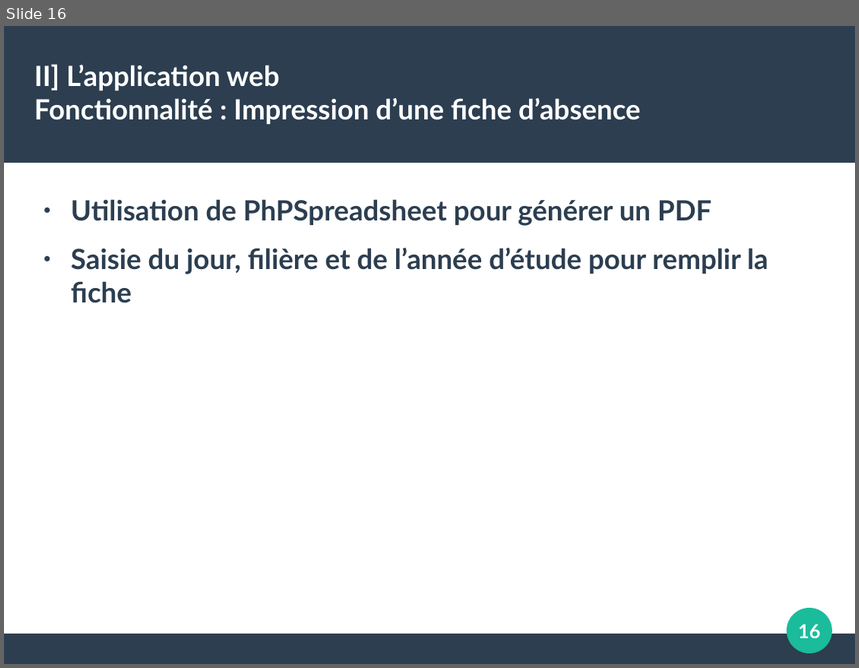
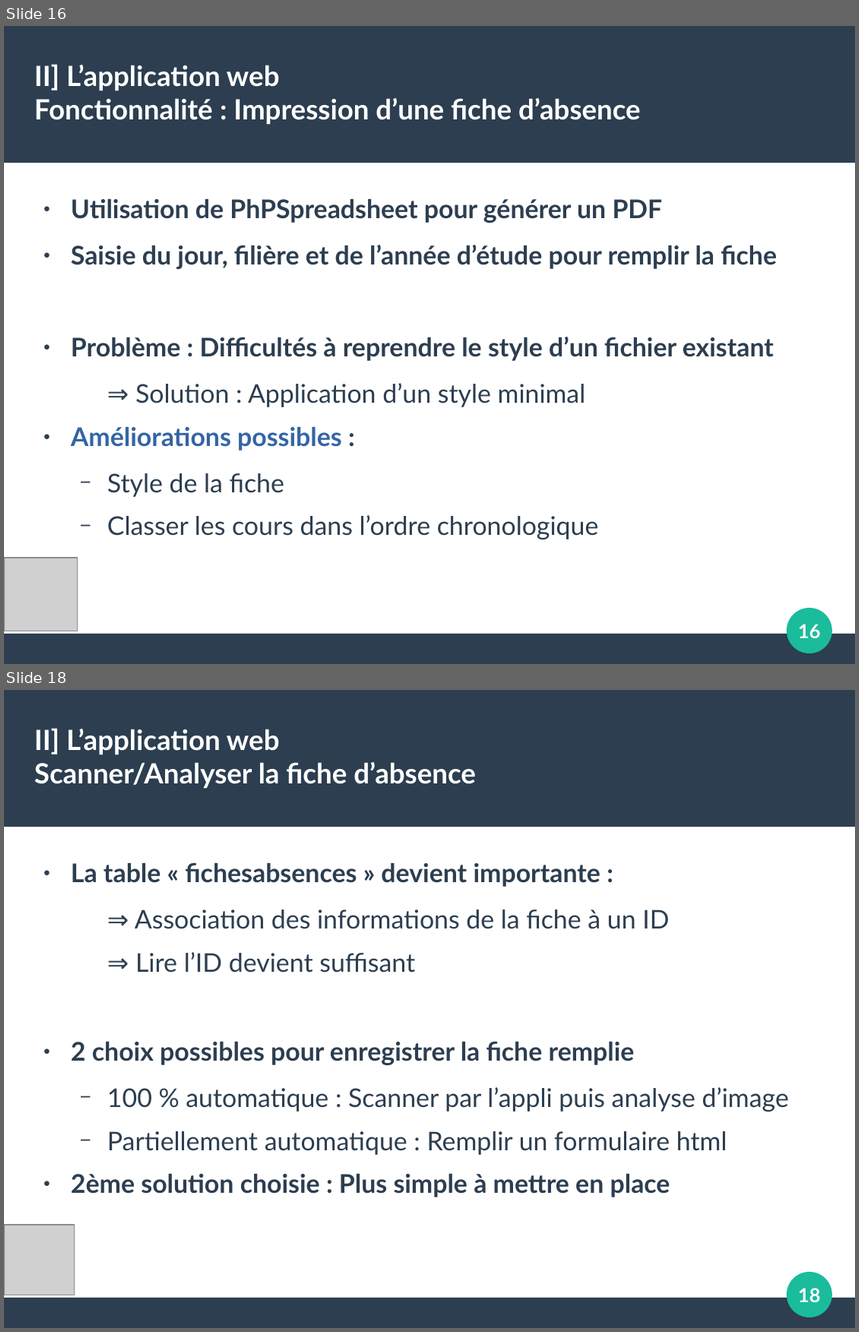
Before and after one commit to FlavienVernier/GestionEnseignantsEtudiants, a slide deck: DiapoSoutenance.odp. Shown one above the other, each under a label of ours: slide 16 before the commit, slides 16 and 18 after it; the slides between them are not shown. The pictures are 859x668 and 859x1332 pixels, drawn with LibreOffice and Linux fonts; fonts in the diff are those of the drawing; grey boxes stand for pictures. Boxes give left, top, right and bottom in pixels: in the first picture for what was removed or moved away, otherwise in the second. Text is boxed around its words. In the diff, an @@ line names an element or a change of style, - is before the commit and + after.

```diff
--- a/DiapoSoutenance.odp
+++ b/DiapoSoutenance.odp
@@ slide 18 added at bbox=[4, 690, 855, 1328], background #FFFFFF; not listed: 3 template elements that a slide beside it also shows @@
@@ title added at bbox=[34, 728, 476, 788], 26 pt, text #FFFFFF, bold @@
+II] L’application web
+Scanner/Analyser la fiche d’absence
@@ text added at bbox=[71, 863, 789, 1198], 24.1 pt, text #2C3E50 @@
+● La table « fichesabsences » devient importante :
+  ⇒ Association des informations de la fiche à un ID
+  ⇒ Lire l’ID devient suffisant
+● 2 choix possibles pour enregistrer la fiche remplie
+  − 100 % automatique : Scanner par l’appli puis analyse d’image
+  − Partiellement automatique : Remplir un formulaire html
+● 2ème solution choisie : Plus simple à mettre en place
@@ picture added at bbox=[4, 1225, 74, 1296] @@
@@ page number added at bbox=[798, 1288, 820, 1303], 18 pt, text #FFFFFF, bold @@
+18
@@ slide 16 changed as well @@
@@ text at bbox=[71, 199, 777, 269]: size 26 to 24.1 pt in "Utilisation de PhPSpreadsheet pour générer un PDF", "Saisie du jour, filière et de l’année ..." @@
@@ text at bbox=[71, 337, 774, 540]: paragraphs added @@
+● Problème : Difficultés à reprendre le style d’un fichier existant
+  ⇒ Solution : Application d’un style minimal
+● Améliorations possibles :
+  − Style de la fiche
+  − Classer les cours dans l’ordre chronologique
@@ picture added at bbox=[4, 558, 78, 632] @@
```
Also in this commit, not shown: 15 other slides changed, 6 other slides added.
